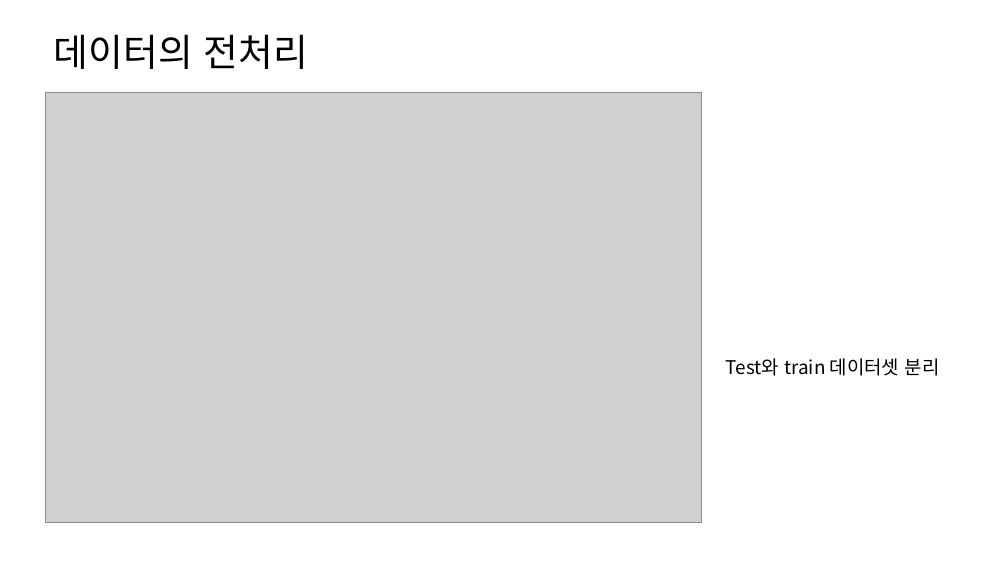
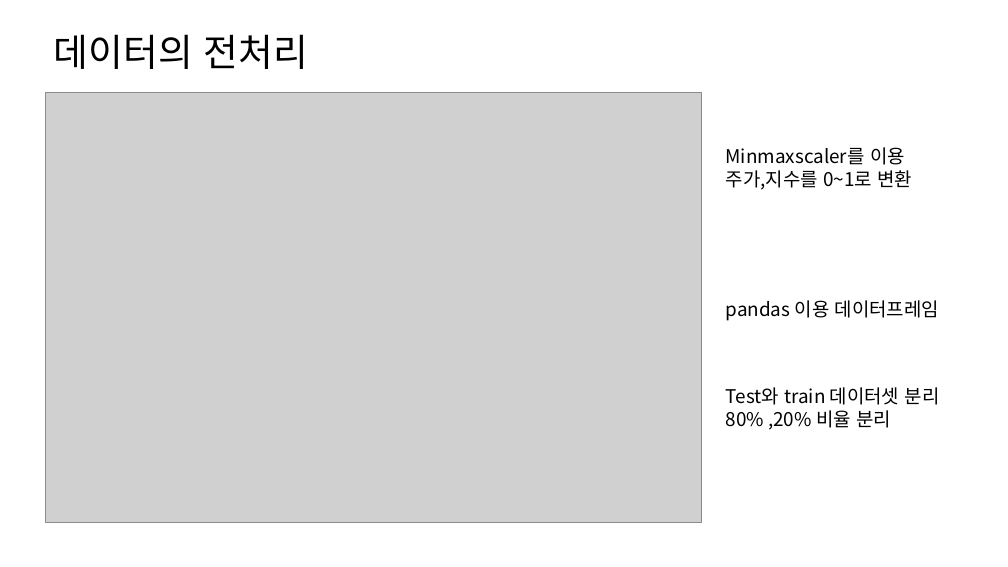
Before and after one commit to hanminJ/stock_analysis, a slide deck: slide 6 of 인공지능을 통한 주가예측.pptx. Drawn at 1008x567 pixels with LibreOffice and Linux fonts; fonts in the diff are those of the drawing; grey boxes stand for pictures. Boxes give left, top, right and bottom in pixels: in the first picture for what was removed or moved away, otherwise in the second. Text is boxed around its words. In the diff, an @@ line names an element or a change of style, - is before the commit and + after.

```diff
--- a/인공지능을 통한 주가예측.pptx
+++ b/인공지능을 통한 주가예측.pptx
@@ text added at (726, 147, 912, 190), 18 pt, text #000000 @@
+Minmaxscaler를 이용
+주가,지수를 0~1로 변환
@@ text added at (726, 300, 939, 321), 18 pt, text #000000 @@
+pandas 이용 데이터프레임
@@ text "Test와 train 데이터셋 분리": place and size @@
-text "Test와 train 데이터셋 분리" at (726, 358, 940, 376)
+text "Test와 train 데이터셋 분리" at (726, 387, 940, 430)
@@ text at (726, 410, 891, 430): paragraph added @@
+80% ,20% 비율 분리
```
Also in this commit, not shown: 3 other slides changed.
